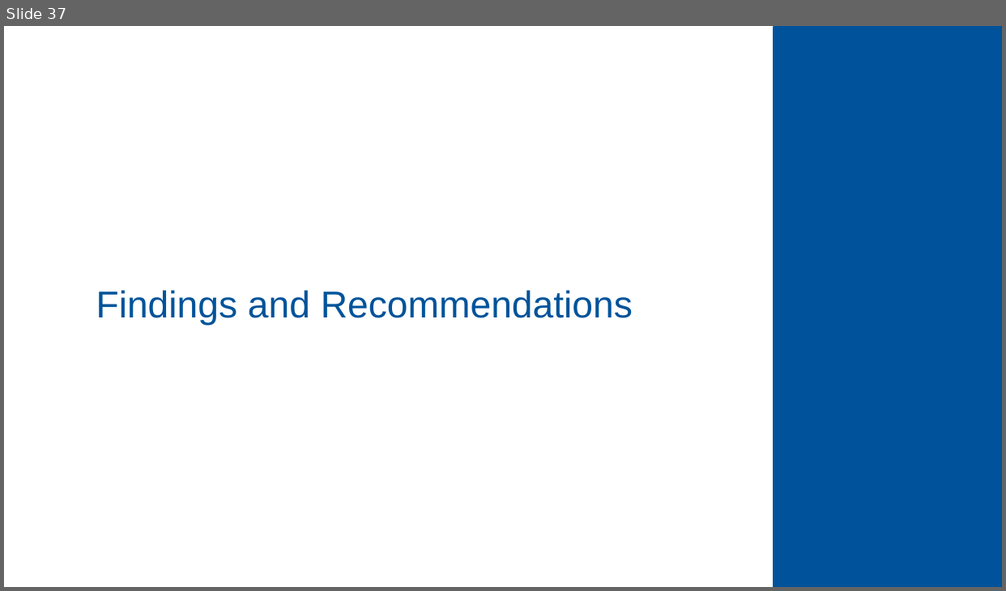
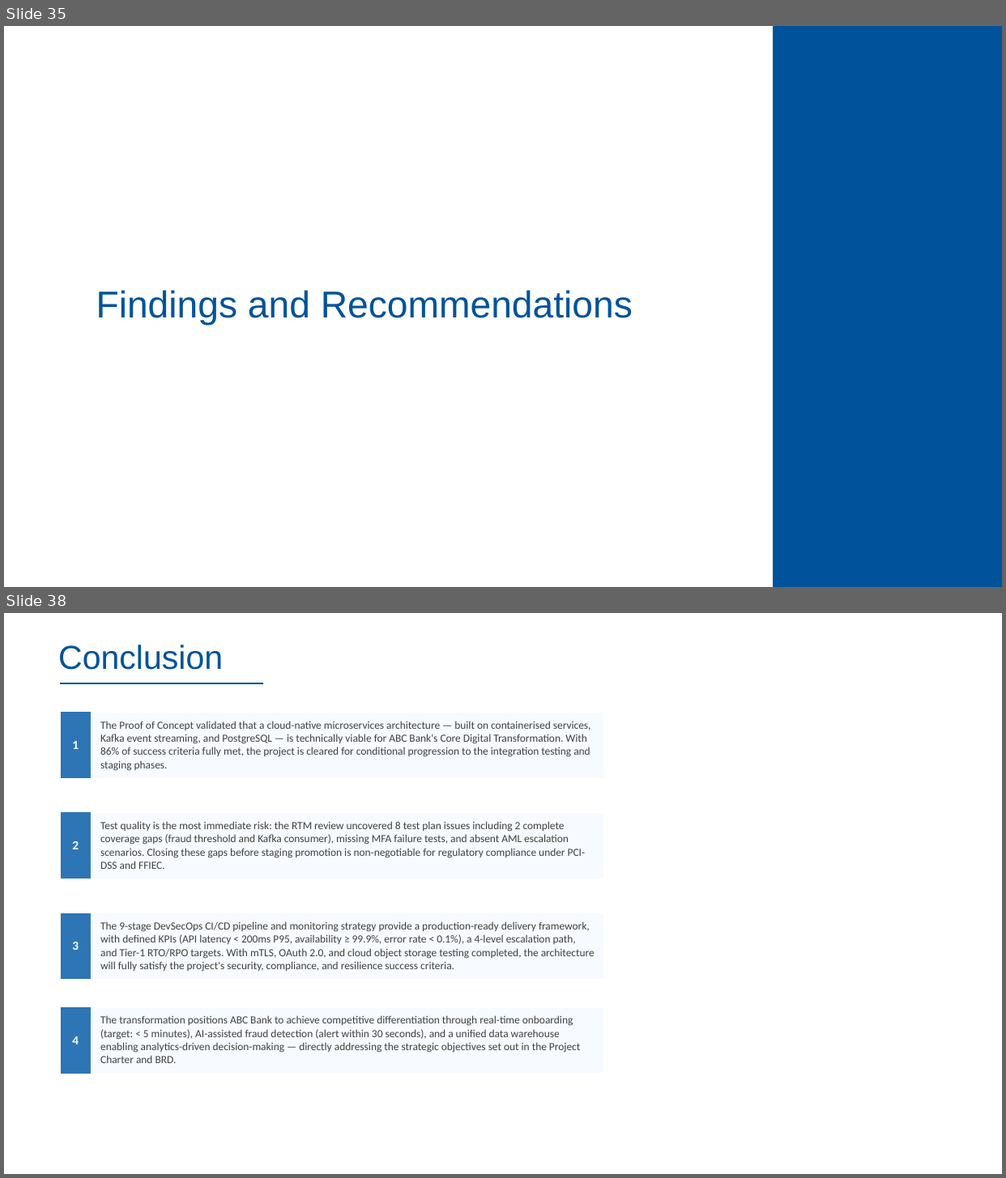
Before and after one commit to dennislamcv1/IBMSSA, a slide deck: Systems and Solutions Architect Capstone Project/Final Project.pptx. Shown one above the other, each under a label of ours: slide 37 before the commit, slides 35 and 38 after it; the slides between them are not shown. The pictures are 1006x591 and 1006x1178 pixels, drawn with LibreOffice and Linux fonts; fonts in the diff are those of the drawing; background and template pictures are left out. Boxes give left, top, right and bottom in pixels: in the first picture for what was removed or moved away, otherwise in the second. Text is boxed around its words. In the diff, an @@ line names an element or a change of style, - is before the commit and + after.

```diff
--- a/Systems and Solutions Architect Capstone Project/Final Project.pptx
+++ b/Systems and Solutions Architect Capstone Project/Final Project.pptx
@@ slide 38 added at (x1=4, y1=613, x2=1002, y2=1174), background #FFFFFF @@
@@ title added at (x1=58, y1=645, x2=223, y2=670), 32 pt, text #00539A @@
+Conclusion
@@ line added from (60, 683) to (263, 683), #00539A 1.5 pt @@
@@ table added at (x1=61, y1=713, x2=603, y2=777), 1 rows, 2 columns @@
+1 | The Proof of Concept validated that a cloud-native microservices architecture — built on containerised services, Kafka event streaming, and PostgreSQL — is technically viable for ABC Bank's Core Digital Transformation. With 86% of success criteria fully met, the project is cleared for conditional progression to the integration testing and staging phases.
@@ table added at (x1=61, y1=813, x2=603, y2=878), 1 rows, 2 columns @@
+2 | Test quality is the most immediate risk: the RTM review uncovered 8 test plan issues including 2 complete coverage gaps (fraud threshold and Kafka consumer), missing MFA failure tests, and absent AML escalation scenarios. Closing these gaps before staging promotion is non-negotiable for regulatory compliance under PCI-DSS and FFIEC.
@@ table added at (x1=61, y1=914, x2=603, y2=979), 1 rows, 2 columns @@
+3 | The 9-stage DevSecOps CI/CD pipeline and monitoring strategy provide a production-ready delivery framework, with defined KPIs (API latency < 200ms P95, availability ≥ 99.9%, error rate < 0.1%), a 4-level escalation path, and Tier-1 RTO/RPO targets. With mTLS, OAuth 2.0, and cloud object storage testing completed, the architecture will fully satisfy the project's security, compliance, and resilience success criteria.
@@ table added at (x1=61, y1=1008, x2=603, y2=1073), 1 rows, 2 columns @@
+4 | The transformation positions ABC Bank to achieve competitive differentiation through real-time onboarding (target: < 5 minutes), AI-assisted fraud detection (alert within 30 seconds), and a unified data warehouse enabling analytics-driven decision-making — directly addressing the strategic objectives set out in the Project Charter and BRD.
@@ what was slide 37 is now slide 35 @@
```
Also in this commit, not shown: 9 slides changed, 2 other slides added, 5 slides removed, 11 other files.
